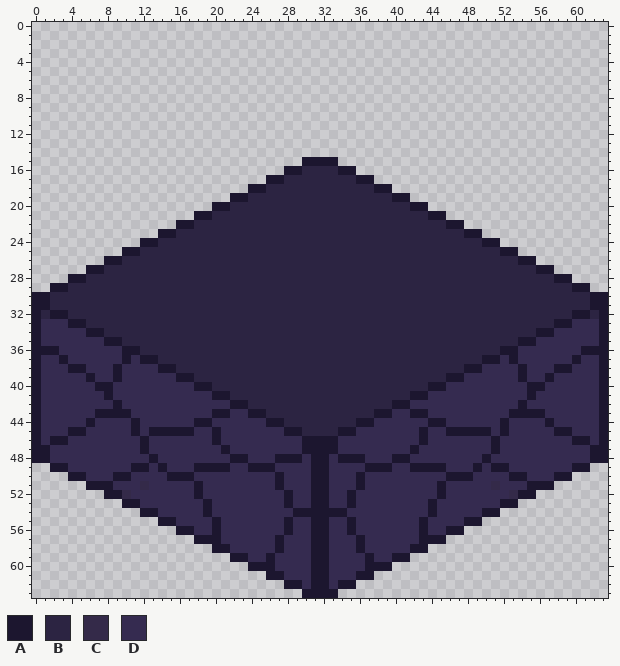
Pixel-art sprite -- res/object/wall_obsidian.png. The picture above was drawn from the file before the commit.
The file is 64x64 pixels. Colours within 5 levels of each other are drawn and written as one.
Palette (. is transparent): A #1c162f  B #2c2442  C #342a49  D #352b50
New version:
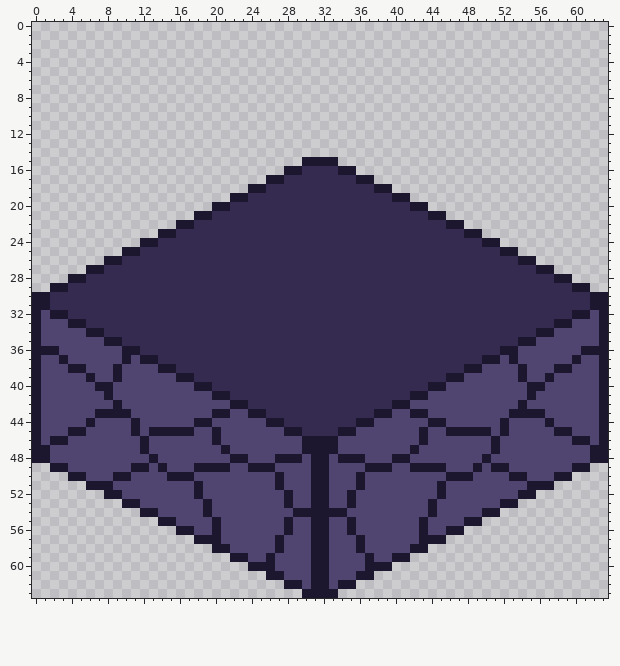
Changes in this commit:
Colour B changes from #2c2442 to #352b50.
Colour D changes from #352b50 to #504470.
The edit turns colour B into colour D in row 32 at x 1 and 62.
The edit turns colour C into colour D in row 51 at x 12 and 51; in row 52 at x 10 and 53.
Where, in picture pixels (left, top, right, bottom), the same in both pictures:
changed: (41, 166, 599, 589)
